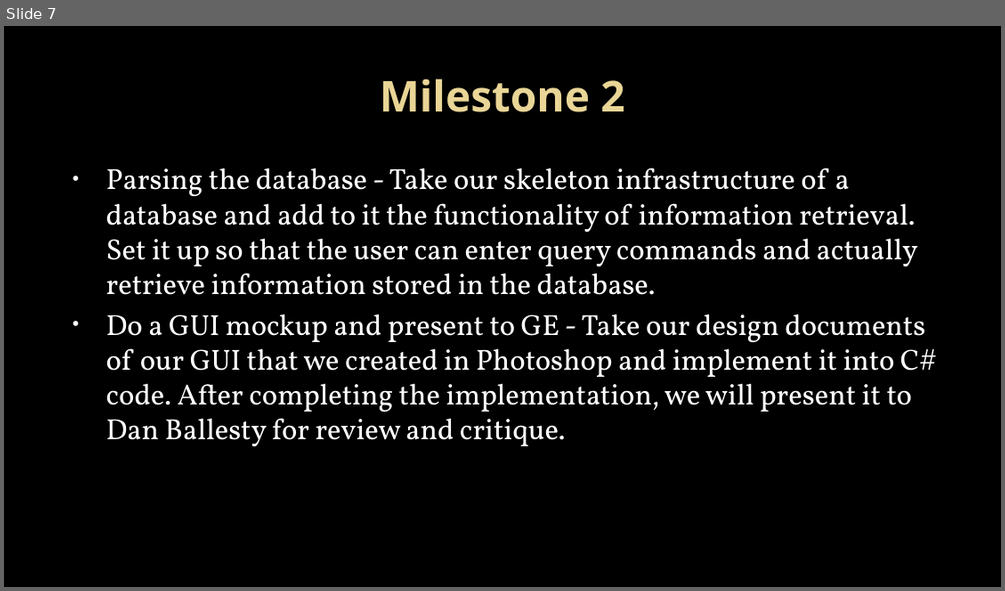
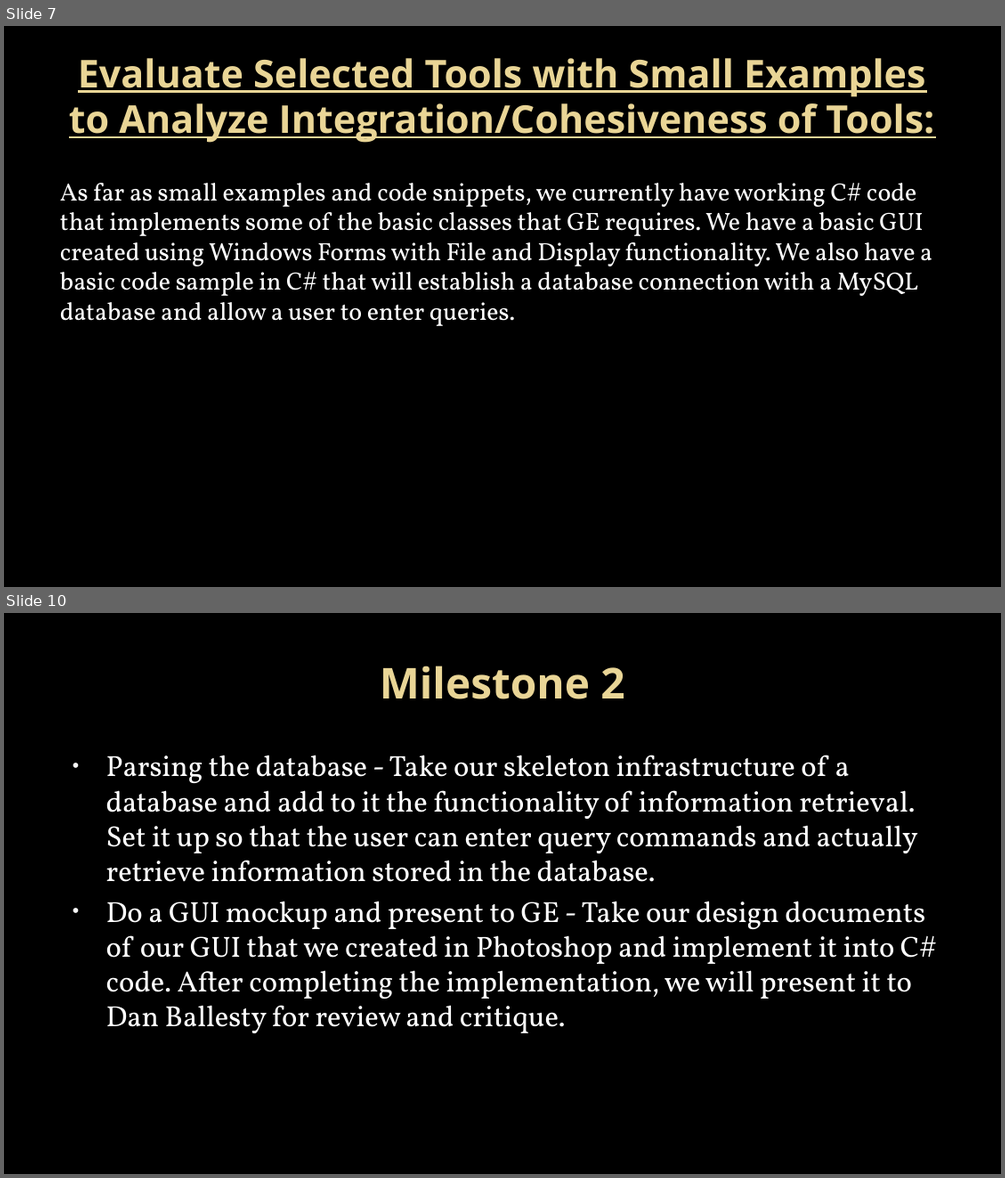
Before and after one commit to Topgun122104/SeniorProj, a slide deck: Documents/Presentations/Milestone 1 presentation.pptx. Shown one above the other, each under a label of ours: slide 7 before the commit, slides 7 and 10 after it; the slides between them are not shown. The pictures are 1005x591 and 1005x1178 pixels, drawn with LibreOffice and Linux fonts; fonts in the diff are those of the drawing; background and template pictures are left out. Boxes give left, top, right and bottom in pixels: in the first picture for what was removed or moved away, otherwise in the second. Text is boxed around its words. In the diff, an @@ line names an element or a change of style, - is before the commit and + after.

```diff
--- a/Documents/Presentations/Milestone 1 presentation.pptx
+++ b/Documents/Presentations/Milestone 1 presentation.pptx
@@ slide 7 added at bbox=[4, 26, 1001, 587], background picture (left out) @@
@@ title added at bbox=[69, 58, 934, 143], 36.9 pt, text gradient #EAD696 to #E7D081, bold, underline @@
+Evaluate Selected Tools with Small Examples to Analyze Integration/Cohesiveness of Tools:
@@ text added at bbox=[60, 183, 932, 326], 24 pt, text #FFFFFF @@
+As far as small examples and code snippets, we currently have working C# code that implements some of the basic classes that GE requires. We have a basic GUI created using Windows Forms with File and Display functionality. We also have a basic code sample in C# that will establish a database connection with a MySQL database and allow a user to enter queries.
@@ what was slide 7 is now slide 10 @@
```
Also in this commit, not shown: 2 slides changed, 5 other slides added, 3 slides removed.
